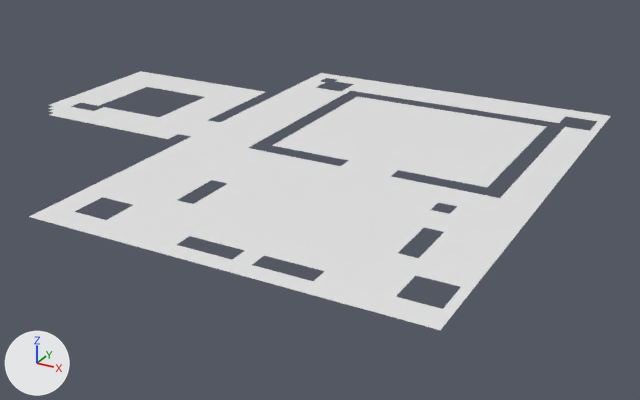
One commit to the glTF model assets/ship_commons/walk.glb: the scene before it, then after it.
Camera for both pictures: a 50 mm camera at (45.3, -36.6, 74.8) aimed at (22.3, 5.2, 53.9). Every picture has the same lights, and +X, +Y and +Z are marked at lower left. The first picture is the older version. Vertices at exactly the same position are counted once.

Names of what the first picture shows: 'WALK_commons'.
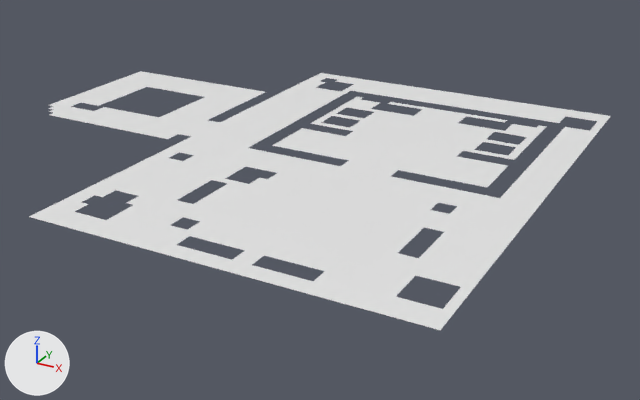
Boxes (x1, y1, x2, y2) around the edits, measured in the pictures (640 x 400 px):
part 1 of me_commons_active_walk, deleted
    before: (82, 190, 138, 204)
part 2 of me_commons_active_walk, deleted
    before: (169, 152, 194, 161)
part 3 of me_commons_active_walk, deleted
    before: (225, 167, 277, 184)
part 4 of me_commons_active_walk, deleted
    before: (303, 98, 538, 166)
part 5 of me_commons_active_walk, deleted
    before: (171, 217, 200, 230)

What the commit changed:
me_commons_active_walk is used by ob_walk_commons; location (0.0, 0.0, 0.0).
Verts and faces of me_commons_active_walk; kept vertices keep their numbers, new ones are numbered from 2828.
Before the commit, vertices of me_commons_active_walk: 583 (15.5, 0.0, 57.0) at pixel (168, 157), 584 (15.5, 0.5, 57.0) at pixel (173, 155), 585 (15.5, 1.0, 57.0) at pixel (179, 152), 642 (16.0, 0.0, 57.0) at pixel (175, 159), 643 (16.0, 0.5, 57.0) at pixel (181, 156).
Before the commit, vertices of me_commons_active_walk: 644 (16.0, 1.0, 57.0) at pixel (186, 153), 697 (16.5, 0.0, 57.0) at pixel (182, 161), 698 (16.5, 0.5, 57.0) at pixel (188, 158), 699 (16.5, 1.0, 57.0) at pixel (193, 155).
Before the commit, vertices of me_commons_active_walk: 1158 (21.0, -7.0, 57.0) at pixel (170, 225), 1159 (21.0, -6.5, 57.0) at pixel (176, 221), 1160 (21.0, -6.0, 57.0) at pixel (183, 217), 1220 (21.5, -7.0, 57.0) at pixel (178, 227), 1221 (21.5, -6.5, 57.0) at pixel (185, 223).
Before the commit, vertices of me_commons_active_walk: 1222 (21.5, -6.0, 57.0) at pixel (191, 219), 1277 (22.0, -7.0, 57.0) at pixel (187, 229), 1278 (22.0, -6.5, 57.0) at pixel (193, 225), 1279 (22.0, -6.0, 57.0) at pixel (200, 221).
me_commons_active_walk had 2828 vertices, 5008 faces and spanned x 2.5..35.5, y -9.5..19.5, z 57.0.
me_commons_active_walk now has 2752 vertices, 4716 faces and spans x 2.5..35.5, y -9.5..19.5, z 57.0.
Part 1, on me_commons_active_walk:
5 vertices are removed from x 16.0..17.0, y -6.5..-5.5, z 57.0.
16 faces are deleted.
Part 2, on me_commons_active_walk:
Vertices deleted: 643 (with the faces that use them).
Faces deleted: (584, 644, 585), (642, 697, 698).
Part 3, on me_commons_active_walk:
7 vertices are removed from x 20.5..21.5, y -0.5..0.5, z 57.0.
28 faces are deleted.
Part 4, on me_commons_active_walk:
62 vertices are removed from x 19.5..32.5, y 8.5..15.5, z 57.0.
232 faces are deleted.
Part 5, on me_commons_active_walk:
Vertices deleted: 1221 (with the faces that use them).
Faces deleted: (1159, 1222, 1160), (1220, 1277, 1278).
